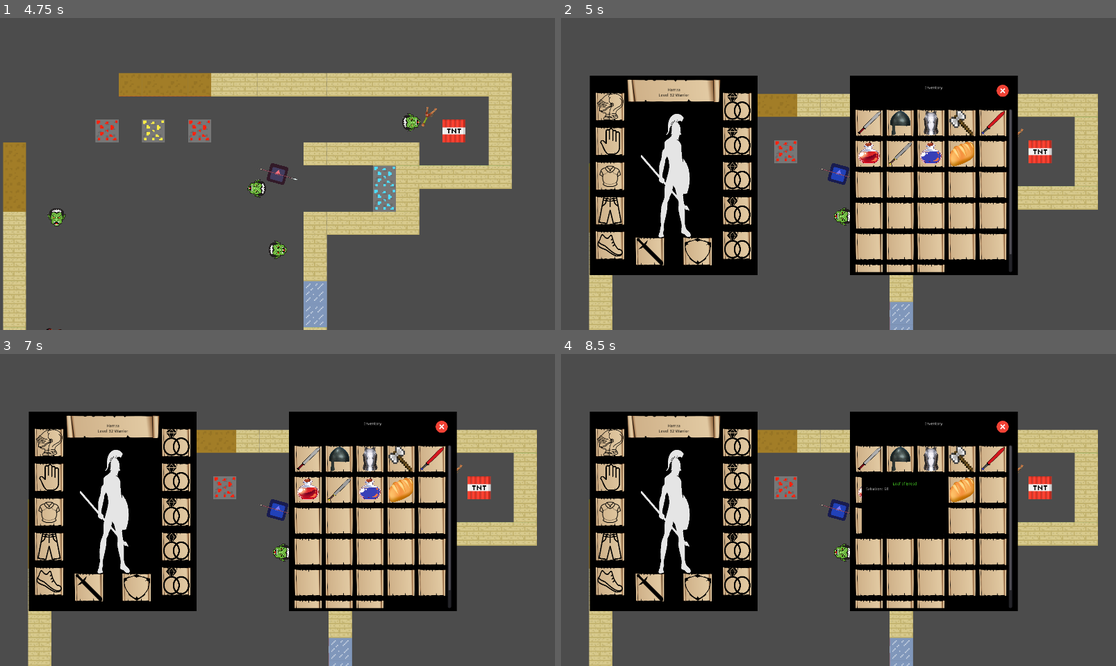
Above: before the commit, frames 1-4 (two rows, left to right).
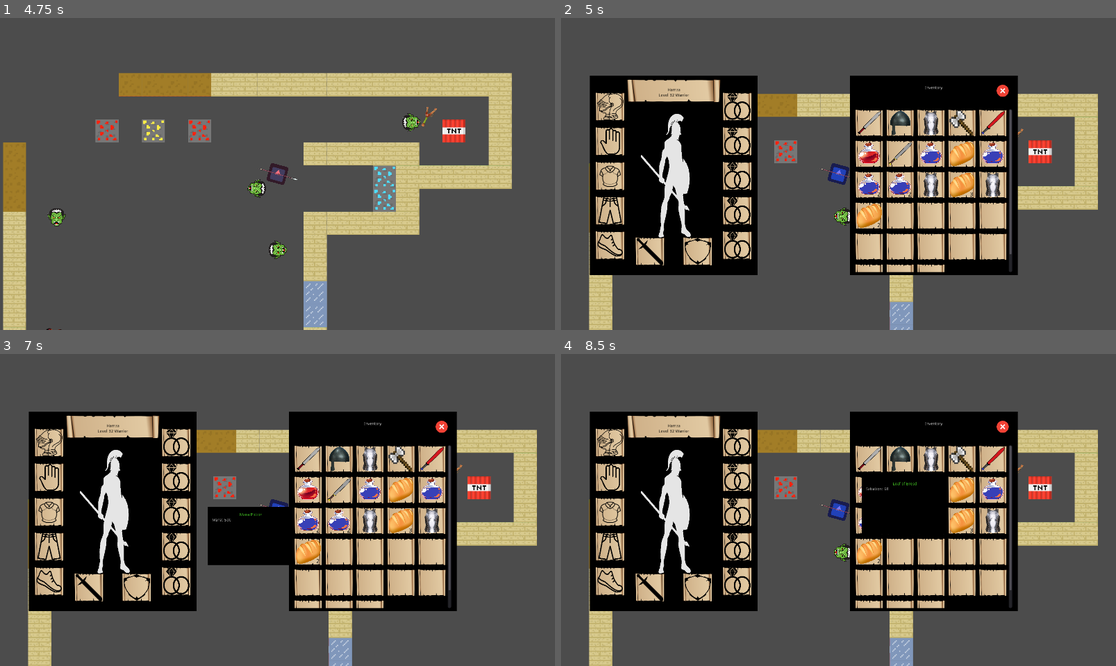
Above: after the commit, the same moments.

Repository: hamzasclone2/untitled-pokemon-game
Game: Godot game, scene res://Game/UI/Screens/MainMenu.tscn
The game is run twice, just before and just after one commit, with the same random seed, the same clock (stepped at 60 frames per second) and the same inputs. The engine's default icon, where the game draws it, is replaced by a stand-in: a white triangle on a blue panel in a dark square.
Inputs (mouse positions are in pixels of both pictures, inside the frame that each line leads up to):
- Up to frame 1 (4.75 s): click "Play" at 0.5 s; tap Enter (ui_accept) at 1.25, 1.52, 2.27, 3.77, 4.52 s; move the mouse to (399, 158) at 1.27 s; hold D (right) 1.28-2.03 s; click (399, 158) at 1.35 s; move the mouse to (166, 189) at 2.02 s; hold S (down) 2.03-2.78 s; tap Mouse wheel down (scrollWheelDown) at 2.1 s; move the mouse to (333, 105) at 2.77 s; hold D (right) 2.78-3.53 s; tap Mouse wheel up (scrollWheelUp) at 2.85 s; move the mouse to (249, 236) at 3.52 s; hold W (up) 3.53-4.28 s; tap 1 (slot 1) at 3.6 s; move the mouse to (444, 220) at 4.27 s; hold A (left) from 4.28 s (still down); tap 2 (slot 2) at 4.35 s
- Up to frame 2 (5 s): keep holding A (left); tap E (inventoryMenu) at 4.9 s
- Up to frame 3 (7 s): move the mouse to (111, 463) at 5.02 s; tap 3 (slot 3) at 5.1 s; tap Enter (ui_accept) at 5.27, 6.5 s; release A (left) at 5.75 s; click (444, 425) at 5.75 s; move the mouse to (305, 510) at 6.52 s; hold S (down) from 6.53 s (still down); tap 4 (slot 4) at 6.6 s
- Up to frame 4 (8.5 s): tap Enter (ui_accept) at 7.25, 7.52, 8, 8.27 s; move the mouse to (755, 432) at 7.27 s; release S (down) at 7.28 s; hold D (right) 7.28-8.03 s; tap Y at 7.35 s; move the mouse to (960, 494) at 8.02 s; hold W (up) from 8.03 s (still down); tap N at 8.1 s

Frame 1 is identical in both runs. In frame 2, 1.4% of the frame differs, in the area x 53-80%, y 39-68%; in frame 3, 4.2%, in the area x 37-80%, y 39-68%; in frame 4, 0.9%.

Commit message:
inventory items now stack

Diff:
--- a/Game/UI/EqupmentSlot.gd
+++ b/Game/UI/EqupmentSlot.gd
@@ -14,6 +14,8 @@
 		data["origin_panel"] = "CharacterSheet"
 		data["origin_item_id"] = PlayerAttributes.equipment_data[equipment_slot]
 		data["origin_equipment_slot"] = equipment_slot
+		data["origin_stackable"] = false
+		data["origin_stack"] = 1
 		data["origin_texture"] = texture
 
 		var drag_texture = TextureRect.new()
--- a/Game/UI/Inventory.gd
+++ b/Game/UI/Inventory.gd
@@ -11,4 +11,7 @@
 			var item_name = GameData.item_data[str(PlayerAttributes.item_data[i]["Item"])]["Name"]
 			var icon_texture = load("res://Images/Icon_Items/" + item_name + ".png")
 			inv_slot_new.get_node("Icon").set_texture(icon_texture)
+			var item_stack = PlayerAttributes.item_data[i]["Stack"]
+			if item_stack != null and item_stack > 1:
+				inv_slot_new.get_node("Stack").set_text(str(item_stack))
 		gridcontainer.add_child(inv_slot_new, true)
--- a/Game/UI/Templates/InventorySlot.gd
+++ b/Game/UI/Templates/InventorySlot.gd
@@ -10,6 +10,8 @@
 		data["origin_panel"] = "Inventory"
 		data["origin_item_id"] = PlayerAttributes.item_data[inv_slot]["Item"]
 		data["origin_equipment_slot"] = GameData.item_data[str(PlayerAttributes.item_data[inv_slot]["Item"])]["EquipmentSlot"]
+		data["origin_stackable"] = GameData.item_data[str(PlayerAttributes.item_data[inv_slot]["Item"])]["Stackable"]
+		data["origin_stack"] = PlayerAttributes.item_data[inv_slot]["Stack"]
 		data["origin_texture"] = texture
 
 		var drag_texture = TextureRect.new()
@@ -29,10 +31,12 @@
 	if PlayerAttributes.item_data[target_inv_slot]["Item"] == null:
 		data["target_item_id"] = null
 		data["target_texture"] = null
+		data["target_stack"] = null
 		return true
 	else:
 		data["target_item_id"] = PlayerAttributes.item_data[target_inv_slot]["Item"]
 		data["target_texture"] = texture
+		data["target_stack"] = PlayerAttributes.item_data[target_inv_slot]["Stack"]
 		if data["origin_panel"] == "CharacterSheet":
 			var target_equipment_slot = GameData.item_data[str(PlayerAttributes.item_data[target_inv_slot]["Item"])]["EquipmentSlot"]
 			if target_equipment_slot == data["origin_equipment_slot"]:
@@ -49,19 +53,40 @@
 	var target_inv_slot = get_parent().get_name()
 	var origin_slot = data["origin_node"].get_parent().get_name()
 
-	if data["origin_panel"] == "Inventory":
+	if data["target_item_id"] == data["origin_item_id"] and data["origin_stackable"] == true:
+		PlayerAttributes.item_data[origin_slot]["Item"] = null
+		PlayerAttributes.item_data[origin_slot]["Stack"] = null
+	elif data["origin_panel"] == "Inventory":
 		PlayerAttributes.item_data[origin_slot]["Item"] = data["target_item_id"]
+		PlayerAttributes.item_data[origin_slot]["Stack"] = data["target_stack"]
 	else:
 		PlayerAttributes.equipment_data[origin_slot] = data["target_item_id"]
 
-	if data["origin_panel"] == "CharacterSheet" and data["target_item_id"] == null:
+	if data["target_item_id"] == data["origin_item_id"] and data["origin_stackable"] == true:
+		data["origin_node"].texture = null
+		data["origin_node"].get_node("../Stack").set_text("")
+	elif data["origin_panel"] == "CharacterSheet" and data["target_item_id"] == null:
 		var default_texture = load("res://Images/Icon_Items/" + origin_slot + "_Outline.png")
 		data["origin_node"].texture = default_texture
 	else:
 		data["origin_node"].texture = data["target_texture"]
+		if data["target_stack"] != null and data["target_stack"] > 1:
+			data["origin_node"].get_node("../Stack").set_text(str(data["target_stack"]))
+		elif data["origin_panel"] == "Inventory":
+			data["origin_node"].get_node("../Stack").set_text("")
 
-	PlayerAttributes.item_data[target_inv_slot]["Item"] = data["origin_item_id"]
-	texture = data["origin_texture"]
+	if data["target_item_id"] == data["origin_item_id"] and data["origin_stackable"] == true:
+		var new_stack = data["target_stack"] + data["origin_stack"]
+		PlayerAttributes.item_data[target_inv_slot]["Stack"] = new_stack
+		get_node("../Stack").set_text(str(new_stack))
+	else:
+		PlayerAttributes.item_data[target_inv_slot]["Item"] = data["origin_item_id"]
+		texture = data["origin_texture"]
+		PlayerAttributes.item_data[target_inv_slot]["Stack"] = data["origin_stack"]
+		if data["origin_stack"] != null and data["origin_stack"] > 1:
+			get_node("../Stack").set_text(str(data["origin_stack"]))
+		else:
+			get_node("../Stack").set_text("")
 
 
 func _on_Icon_mouse_entered():
--- a/Game/UI/Templates/InventorySlot.tscn
+++ b/Game/UI/Templates/InventorySlot.tscn
@@ -9,6 +9,9 @@
 rect_min_size = Vector2( 95, 95 )
 texture = ExtResource( 1 )
 expand = true
+__meta__ = {
+"_edit_use_anchors_": false
+}
 
 [node name="Icon" type="TextureRect" parent="."]
 anchor_right = 1.0
@@ -23,5 +26,18 @@
 "_edit_use_anchors_": false
 }
 
+[node name="Stack" type="Label" parent="."]
+modulate = Color( 0, 0, 0, 1 )
+anchor_left = 1.0
+anchor_top = 1.0
+anchor_right = 1.0
+anchor_bottom = 1.0
+margin_left = -57.3982
+margin_top = -24.0511
+margin_right = -25.3982
+margin_bottom = -9.0511
+rect_scale = Vector2( 1.5, 1.5 )
+align = 2
+
 [connection signal="mouse_entered" from="Icon" to="Icon" method="_on_Icon_mouse_entered"]
 [connection signal="mouse_exited" from="Icon" to="Icon" method="_on_Icon_mouse_exited"]
--- a/json_files/ItemData - Sheet1.json
+++ b/json_files/ItemData - Sheet1.json
@@ -4,6 +4,7 @@
     "Category": "Weapon",
     "Type": "Sword",
     "EquipmentSlot": "MainHand",
+    "Stackable": false,
     "Attack": 20,
     "Defense": null,
     "Block": null,
@@ -16,6 +17,7 @@
     "Category": "Weapon",
     "Type": "Sword",
     "EquipmentSlot": "MainHand",
+    "Stackable": false,
     "Attack": 60,
     "Defense": null,
     "Block": null,
@@ -28,6 +30,7 @@
     "Category": "Weapon",
     "Type": "Sword",
     "EquipmentSlot": "MainHand",
+    "Stackable": false,
     "Attack": 450,
     "Defense": null,
     "Block": null,
@@ -40,6 +43,7 @@
     "Category": "Weapon",
     "Type": "Axe",
     "EquipmentSlot": "MainHand",
+    "Stackable": false,
     "Attack": 150,
     "Defense": null,
     "Block": null,
@@ -52,6 +56,7 @@
     "Category": "Shield",
     "Type": "Shield",
     "EquipmentSlot": "OffHand",
+    "Stackable": false,
     "Attack": null,
     "Defense": 100,
     "Block": 25,
@@ -64,6 +69,7 @@
     "Category": "Potion",
     "Type": "HealthPotion",
     "EquipmentSlot": null,
+    "Stackable": true,
     "Attack": null,
     "Defense": null,
     "Block": null,
@@ -76,6 +82,7 @@
     "Category": "Potion",
     "Type": "ManaPotion",
     "EquipmentSlot": null,
+    "Stackable": true,
     "Attack": null,
     "Defense": null,
     "Block": null,
@@ -88,6 +95,7 @@
     "Category": "Food",
     "Type": "Food",
     "EquipmentSlot": null,
+    "Stackable": true,
     "Attack": null,
     "Defense": null,
     "Block": null,
@@ -100,6 +108,7 @@
     "Category": "Armor",
     "Type": "Helmet",
     "EquipmentSlot": "Head",
+    "Stackable": false,
     "Attack": null,
     "Defense": 80,
     "Block": null,
@@ -112,6 +121,7 @@
     "Category": "Armor",
     "Type": "Armor",
     "EquipmentSlot": "Chest",
+    "Stackable": false,
     "Attack": null,
     "Defense": 260,
     "Block": null,
--- a/json_files/inv_data_file.json
+++ b/json_files/inv_data_file.json
@@ -1,86 +1,114 @@
 {
 	"Inv1": {
-		"Item": 10001
+		"Item": 10001,
+		"Stack": 1
 	},
 	"Inv2": {
-		"Item": 10009
+		"Item": 10009,
+		"Stack": 1
 	},
 	"Inv3": {
-		"Item": 10010
+		"Item": 10010,
+		"Stack": 1
 	},
 	"Inv4": {
-		"Item": 10004
+		"Item": 10004,
+		"Stack": 1
 	},
 	"Inv5": {
-		"Item": 10003
+		"Item": 10003,
+		"Stack": 1
 	},
 	"Inv6": {
-		"Item": 10006
+		"Item": 10006,
+		"Stack": 1
 	},
 	"Inv7": {
-		"Item": 10002
+		"Item": 10002,
+		"Stack": 1
 	},
 	"Inv8": {
-		"Item": 10007
+		"Item": 10007,
+		"Stack": 1
 	},
 	"Inv9": {
-		"Item": 10008
+		"Item": 10008,
+		"Stack": 1
 	},
 	"Inv10": {
-		"Item": null
+		"Item": 10007,
+		"Stack": 1
 	},
 	"Inv11": {
-		"Item": null
+		"Item": 10007,
+		"Stack": 2
 	},
 	"Inv12": {
-		"Item": null
+		"Item": 10007,
+		"Stack": 2
 	},
 	"Inv13": {
-		"Item": null
+		"Item": 10010,
+		"Stack": 1
 	},
 	"Inv14": {
-		"Item": null
+		"Item": 10008,
+		"Stack": 3
 	},
 	"Inv15": {
-		"Item": null
+		"Item": 10010,
+		"Stack": 1
 	},
 	"Inv16": {
-		"Item": null
+		"Item": 10008,
+		"Stack": 2
 	},
 	"Inv17": {
-		"Item": null
+		"Item": null,
+		"Stack": null
 	},
 	"Inv18": {
-		"Item": null
+		"Item": null,
+		"Stack": null
 	},
 	"Inv19": {
-		"Item": null
+		"Item": null,
+		"Stack": null
 	},
 	"Inv20": {
-		"Item": null
+		"Item": null,
+		"Stack": null
 	},
 	"Inv21": {
-		"Item": null
+		"Item": null,
+		"Stack": null
 	},
 	"Inv22": {
-		"Item": null
+		"Item": null,
+		"Stack": null
 	},
 	"Inv23": {
-		"Item": null
+		"Item": null,
+		"Stack": null
 	},
 	"Inv24": {
-		"Item": null
+		"Item": null,
+		"Stack": null
 	},
 	"Inv25": {
-		"Item": null
+		"Item": null,
+		"Stack": null
 	},
 	"Inv26": {
-		"Item": null
+		"Item": null,
+		"Stack": null
 	},
 	"Inv27": {
-		"Item": null
+		"Item": null,
+		"Stack": null
 	},
 	"Inv28": {
-		"Item": null
+		"Item": null,
+		"Stack": null
 	}
 }
Not shown: 2 places in Game/UI/Inventory.tscn that only renumber resources
